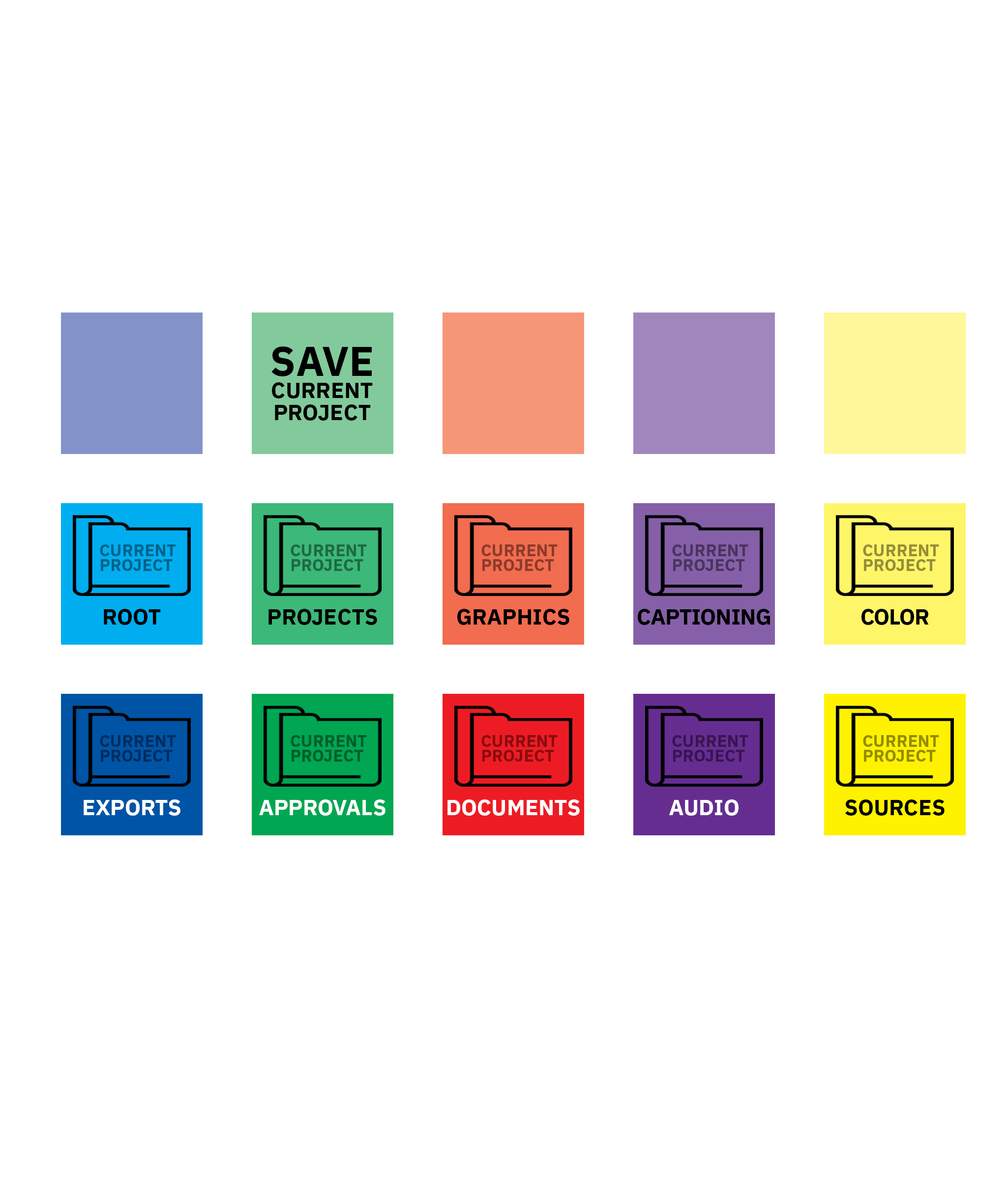
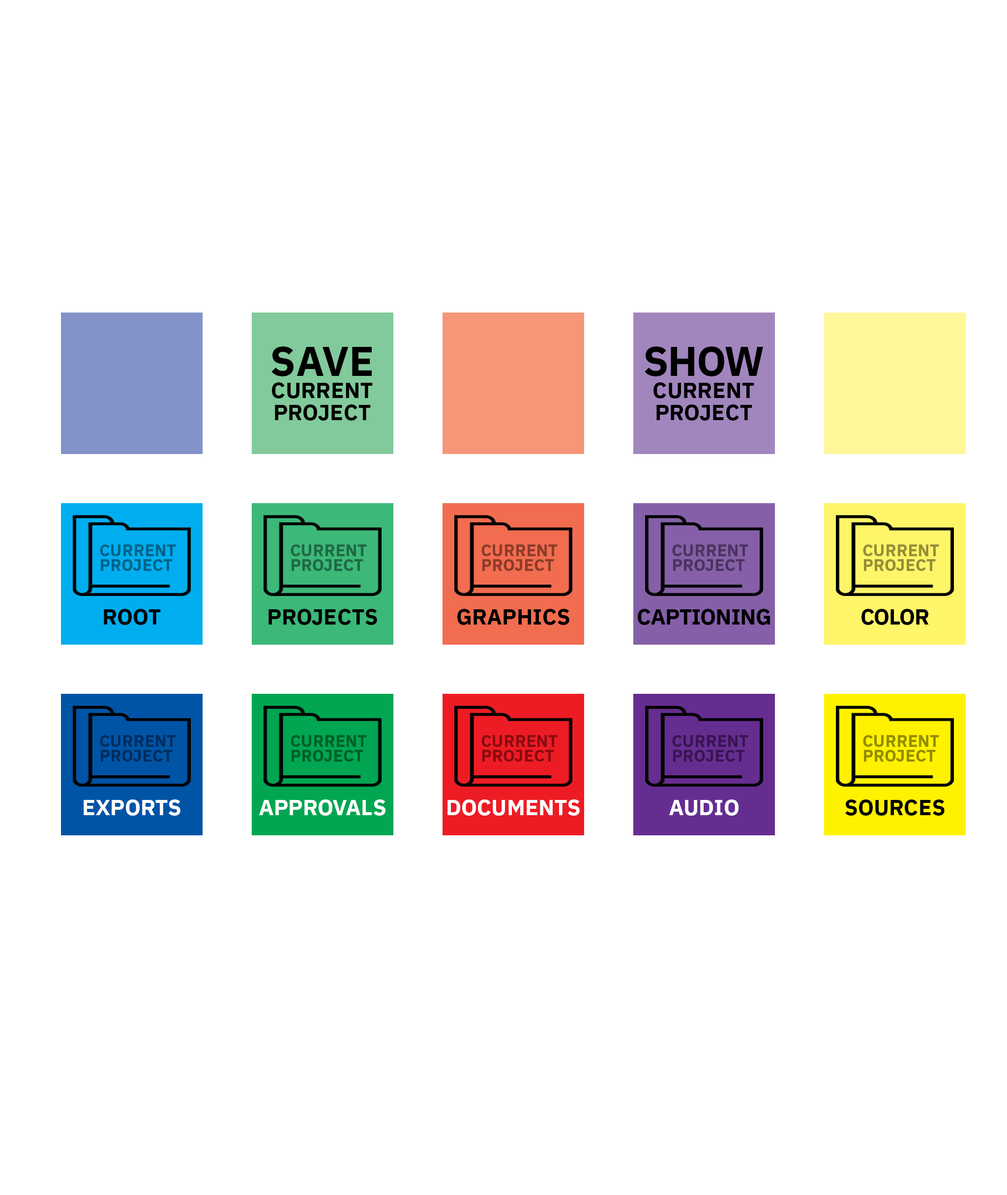
The second 1007×1195 image is a revision of the first. Changes to its layers:
renamed "SAVE CURRENT PROJECT" to "Show CURRENT PROJECT", moved it into group "SHOWcurrProj", painted on it over (644, 346, 763, 421)
